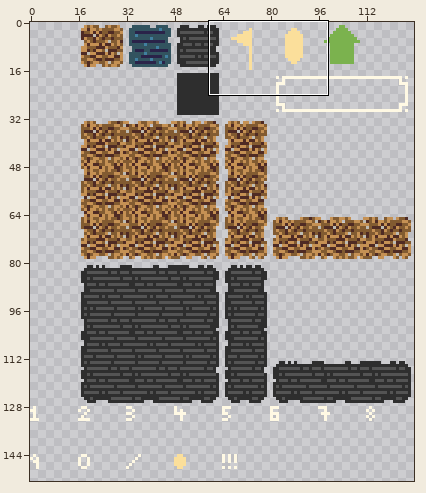
Two versions of one pixel-art file, asset_sources/gfx/tileset.aseprite. The picture above shows the old version from afar; the outline marks the close-up.
Close-up. Before the commit:
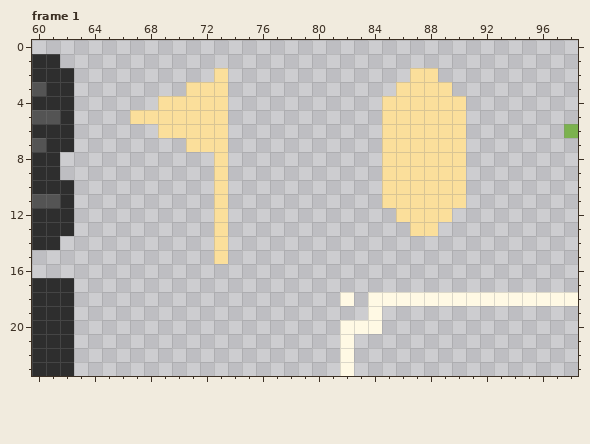
128x256 pixels, 1 frame. Shown: frame 1: x 60..98, y 0..23. The wide view leaves out empty margins. The commit also changed other frames or places, which this record leaves out.
Now the later version:
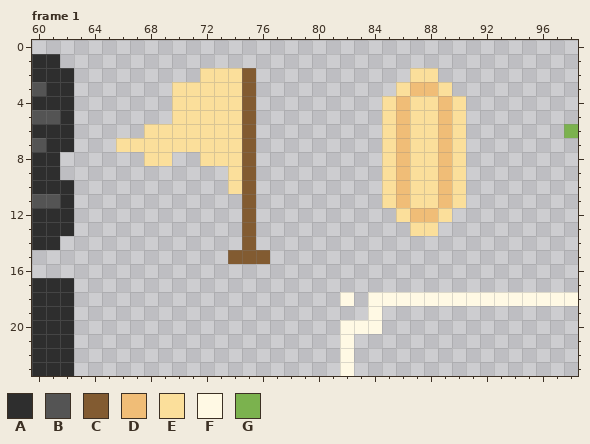
Palette (. is transparent): A #2e2e2e  B #545454  C #825b31  D #f0bd77  E #fbdf9b  F #fff9e4  G #7bb24e
From the commit log: animate coins and flags
Difference:
layer "coin" added
layer "flag" added
Frame 1, layers "flag", "coin", "tileset":
Colour C now appears in rows 2 to 14 at x 75; in row 15 at x 74 to 76.
The author changed colour E to colour D in row 3 at x 87 to 88; in rows 4 to 11 at x 86 and 89; in row 12 at x 87 to 88.
Colour E now appears in row 2 at x 72 and 74; in row 3 at x 70 and 74; in rows 4 to 5 at x 74; in row 6 at x 68 and 74; in row 7 at x 66 to 70 and 74; in row 8 at x 68 to 69, 72 and 74.
Colour E now appears in rows 9 to 10 at x 74.
Colour E is gone in row 4 at x 69; in row 5 at x 67 to 69; in rows 9 to 15 at x 73.
